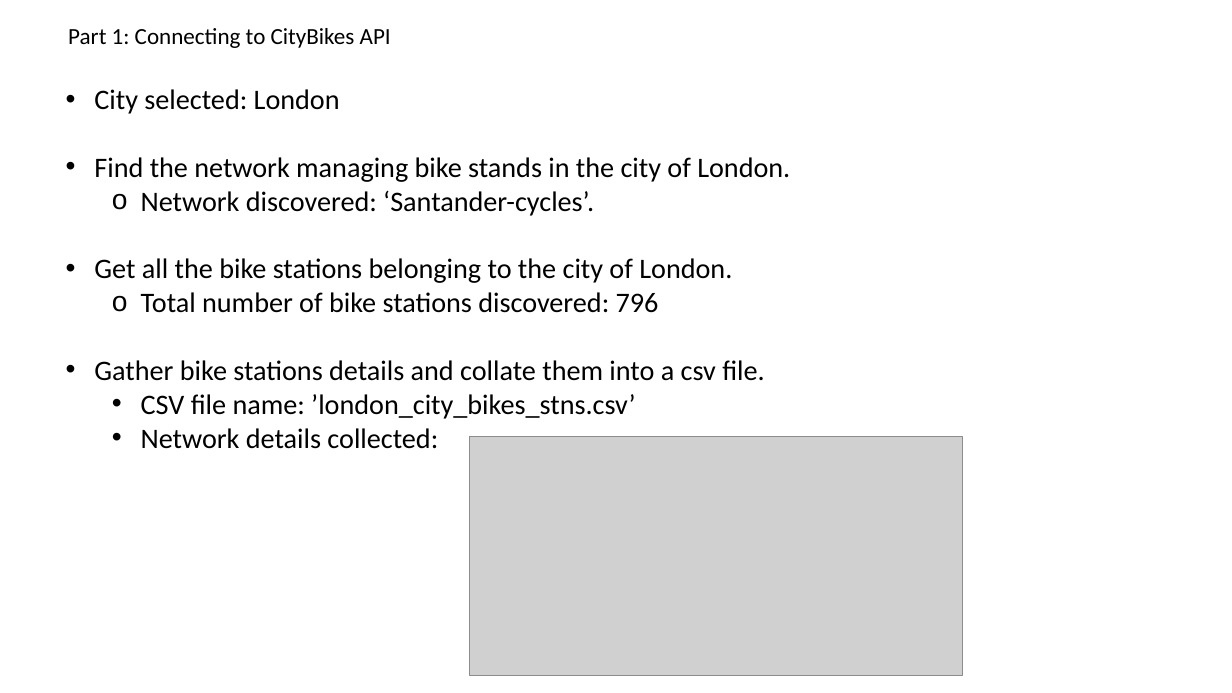
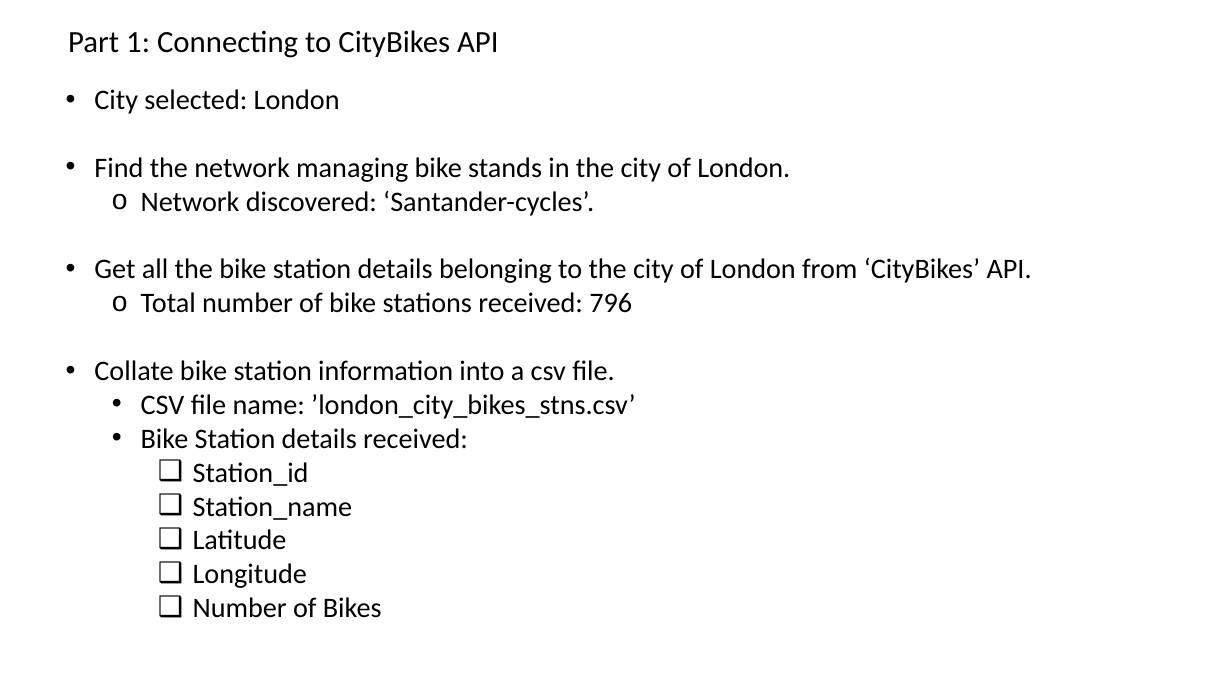
Before and after one commit to alifaisalraza/Statistical-Modelling-Project, a slide deck: slide 2 of Project_presentation.pptx. Drawn at 1232x693 pixels with LibreOffice and Linux fonts; fonts in the diff are those of the drawing; grey boxes stand for pictures. Boxes give left, top, right and bottom in pixels: in the first picture for what was removed or moved away, otherwise in the second. Text is boxed around its words. In the diff, an @@ line names an element or a change of style, - is before the commit and + after.

```diff
--- a/Project_presentation.pptx
+++ b/Project_presentation.pptx
@@ text "Part 1: Connecting to CityBikes ..." at (68,30,498,58): size 18 to 24 pt @@
@@ text at (94,258,1032,381): text changed @@
-• Get all the bike stations belonging to the city of London.
-  o Total number of bike stations discovered: 796
-• Gather bike stations details and collate them into a csv file.
+• Get all the bike station details belonging to the city of London from ‘CityBikes’ API.
+  o Total number of bike stations received: 796
+• Collate bike station information into a csv file.
@@ text at (141,428,468,618): text changed @@
-  • Network details collected:
+  • Bike Station details received:
+    ❑ Station_id
+    ❑ Station_name
+    ❑ Latitude
+    ❑ Longitude
+    ❑ Number of Bikes
@@ picture removed at (470,437,962,676) @@
```
Also in this commit, not shown: 3 other slides changed, 3 slides added, 1 slide removed, 3 other files.
